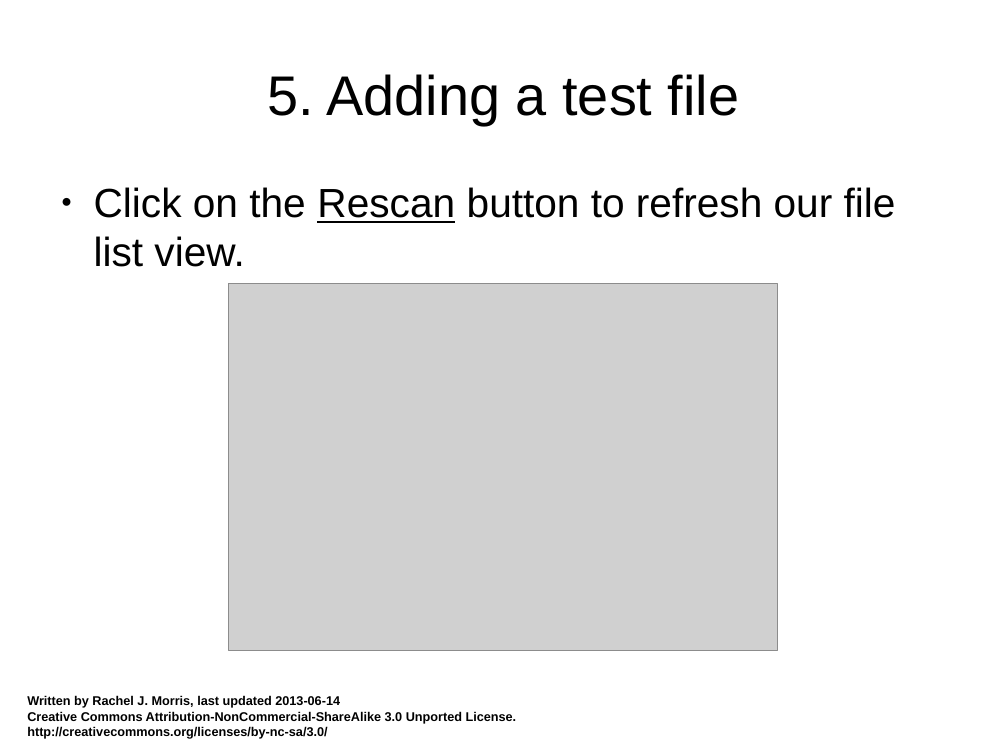
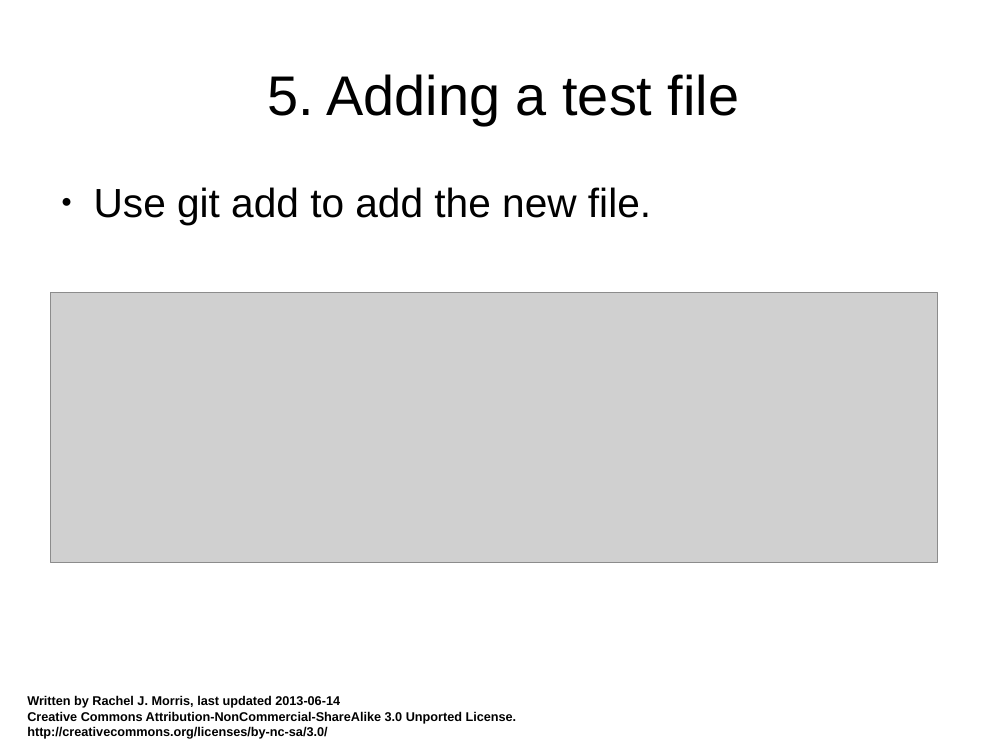
Before and after one commit to mactwist555/CPP-Course, a slide deck: slide 20 of Extra/How to use Git - GitBash.odp. Drawn at 1008x756 pixels with LibreOffice and Linux fonts; fonts in the diff are those of the drawing; grey boxes stand for pictures. Boxes give left, top, right and bottom in pixels: in the first picture for what was removed or moved away, otherwise in the second. Text is boxed around its words. In the diff, an @@ line names an element or a change of style, - is before the commit and + after.

```diff
--- a/Extra/How to use Git - GitBash.odp
+++ b/Extra/How to use Git - GitBash.odp
@@ text at bbox=[94, 187, 651, 225]: text changed @@
-● Click on the Rescan button to refresh our file list view.
+● Use git add to add the new file.
@@ picture: place and size @@
-picture at bbox=[229, 284, 777, 650]
+picture at bbox=[50, 293, 938, 563]
```
Also in this commit, not shown: 8 other slides changed, 6 slides added, 6 slides removed.
